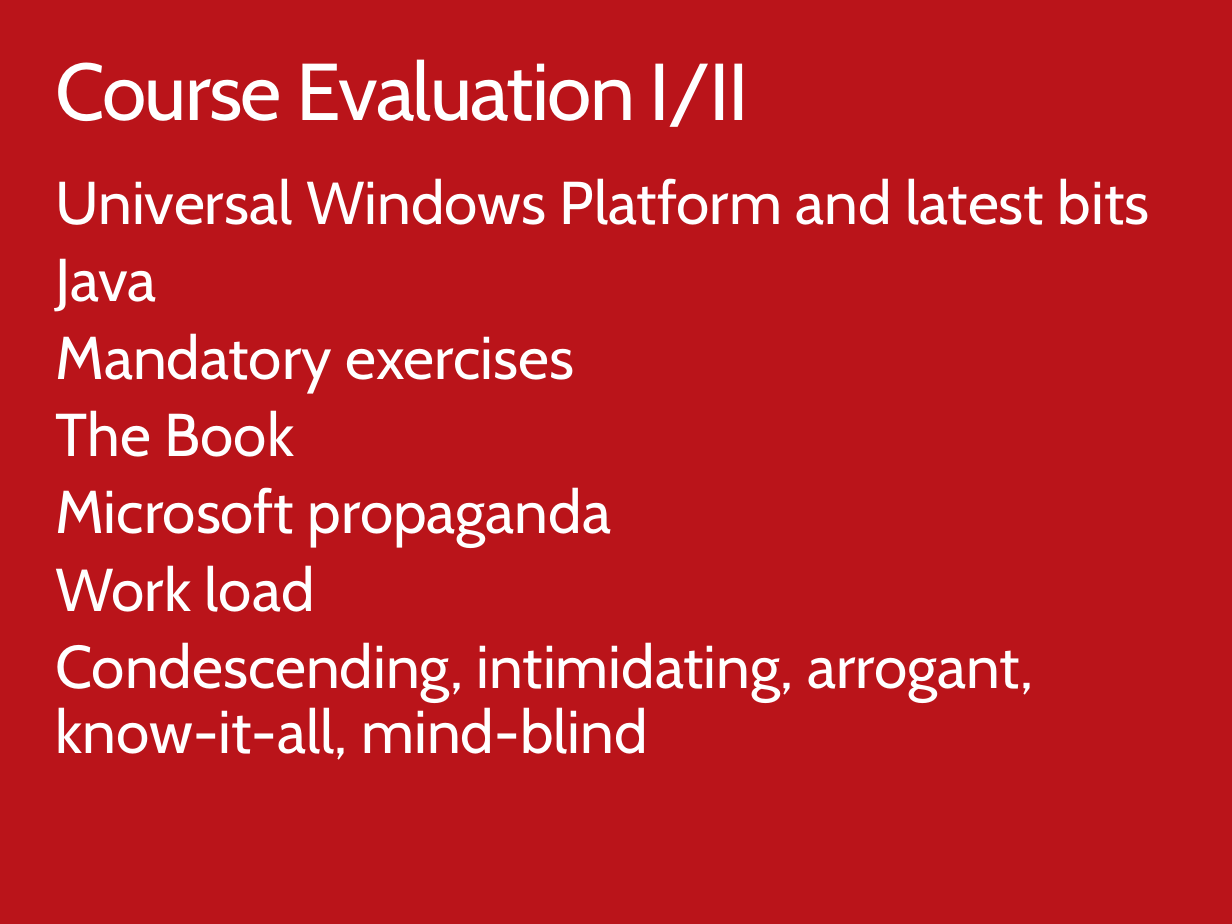
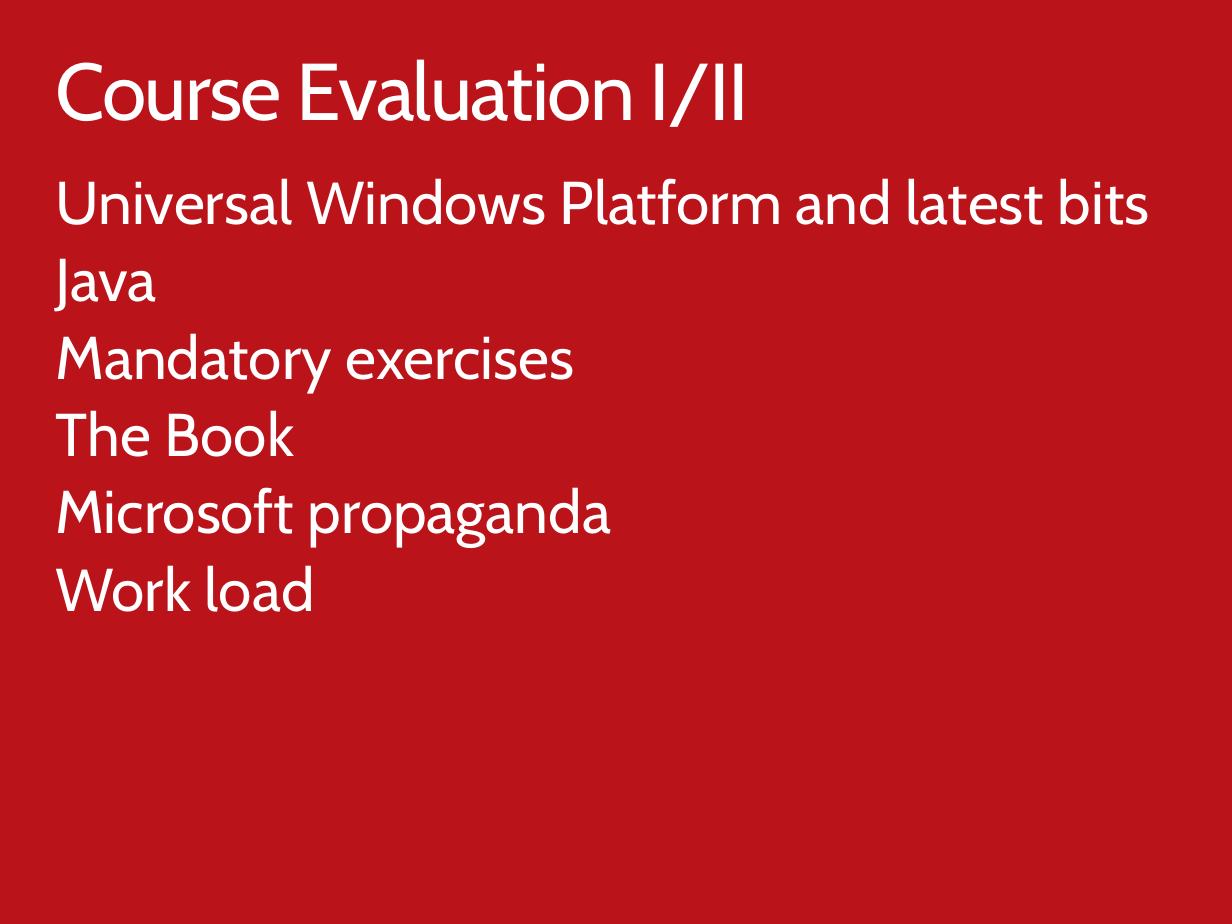
Before and after one commit to ondfisk/BDSA2017, a slide deck: slide 3 of Slides/Lecture10 - Apps part II.pptx. Drawn at 1232x924 pixels with LibreOffice and Linux fonts; fonts in the diff are those of the drawing. Boxes give left, top, right and bottom in pixels: in the first picture for what was removed or moved away, otherwise in the second. Text is boxed around its words. In the diff, an @@ line names an element or a change of style, - is before the commit and + after.

```diff
--- a/Slides/Lecture10 - Apps part II.pptx
+++ b/Slides/Lecture10 - Apps part II.pptx
@@ text at (56,642,1033,760): paragraph removed @@
-Condescending, intimidating, arrogant, know-it-all, mind-blind
```
Also in this commit, not shown: 5 other slides changed, 1 slide added, 1 other file.
